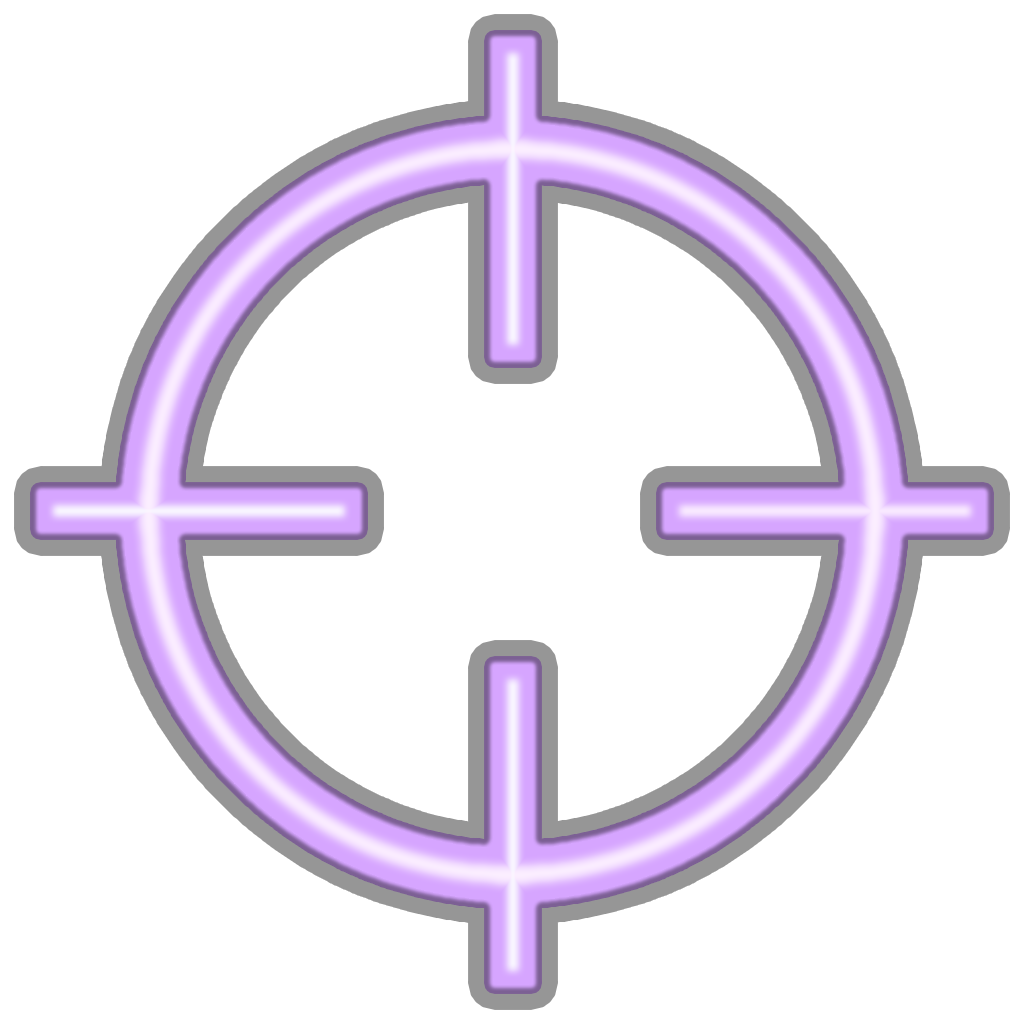
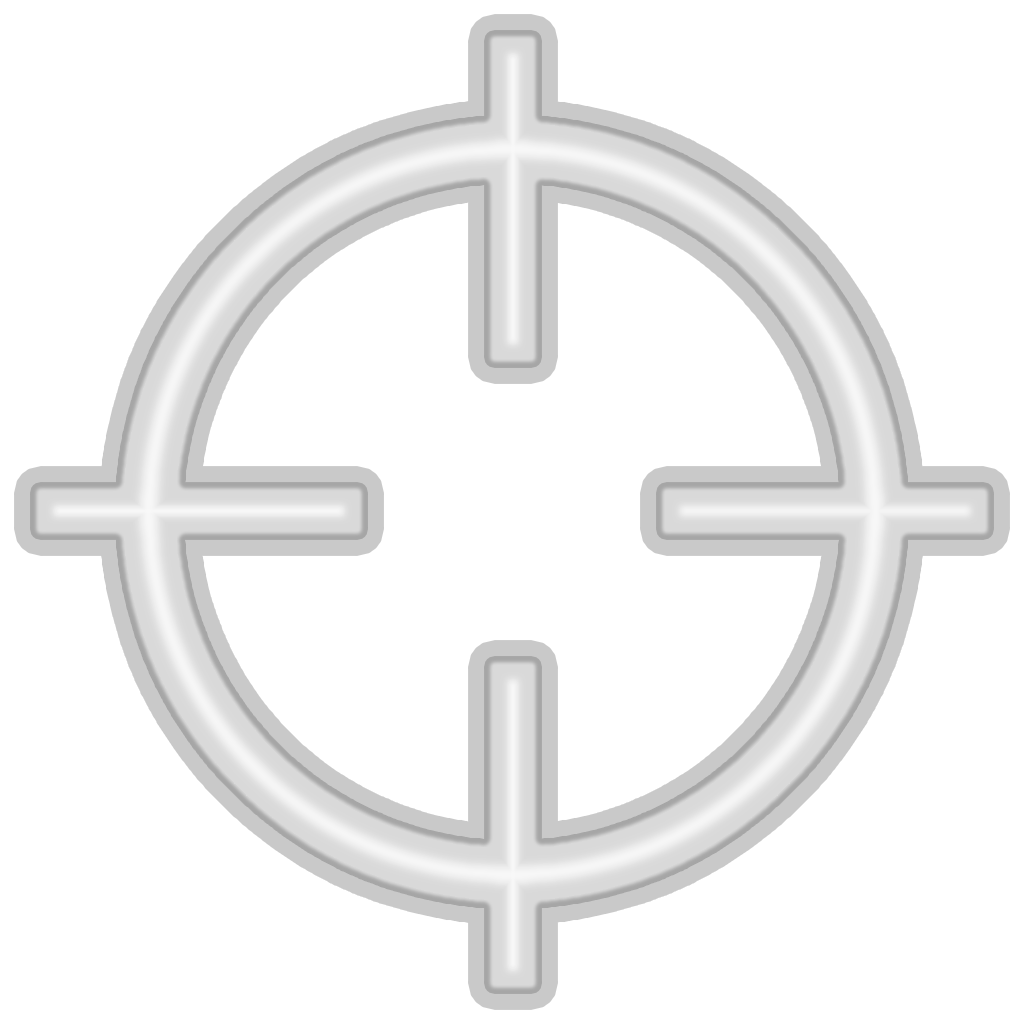
Layered file, before and after one edit (1024px x 1024px). Changes by layer:
added group "Group 4" (51%) with 15 layers above "Background" over <box>40,40,984,984</box>
moved "glow" into group "Group 4" over <box>40,40,984,984</box>
moved "Group 1" into group "Group 4" over <box>40,40,984,984</box>
